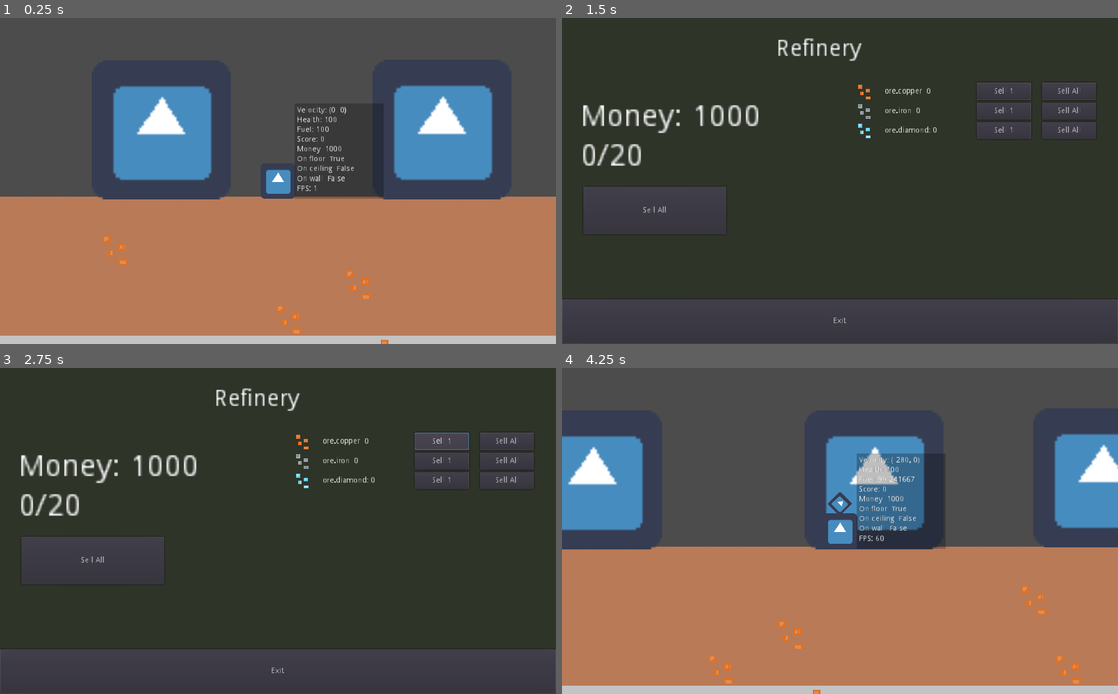
Above: before the commit, frames 1-4 (two rows, left to right).
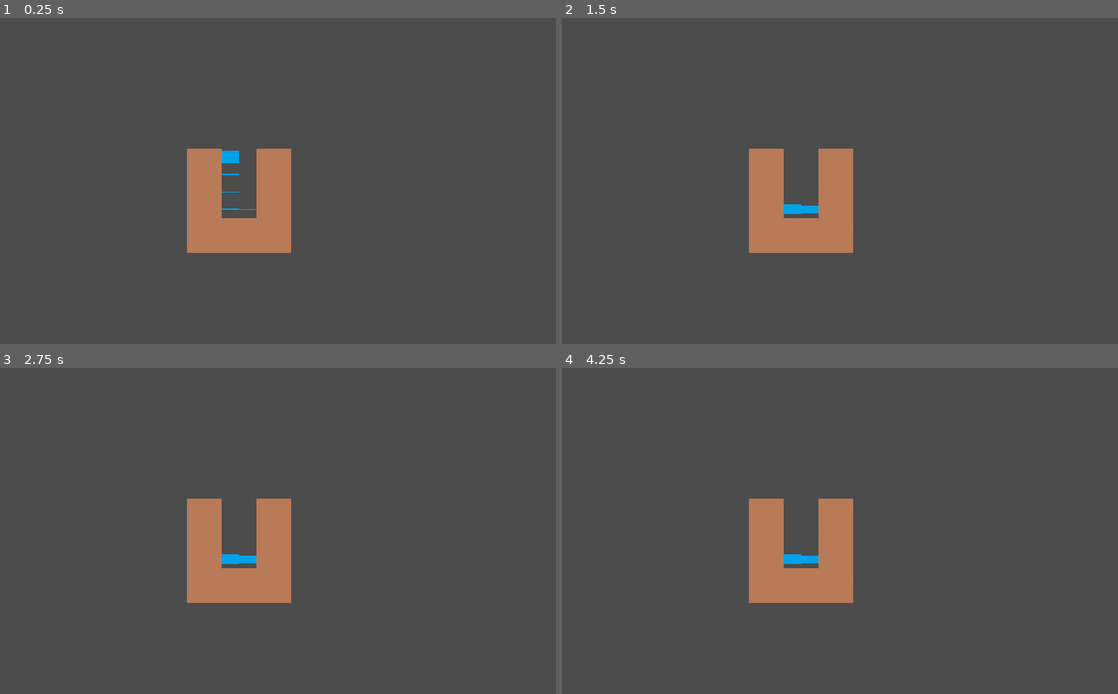
Above: after the commit, the same moments.

Repository: drabekm/Depths
Game: Godot game, scene res://Maps/WaterTest.tscn
The game is run twice, just before and just after one commit, with the same random seed, the same clock (stepped at 60 frames per second) and the same inputs. Before the commit the project starts from res://Maps/ChunkTestWorld.tscn. The engine's default icon, where the game draws it, is replaced by a stand-in: a white triangle on a blue panel in a dark square.
Inputs (mouse positions are in pixels of both pictures, inside the frame that each line leads up to):
- Up to frame 1 (0.25 s): no input
- Up to frame 2 (1.5 s): tap Enter at 0.5 s; hold E (function) 0.53-1.28 s; hold Right (ui_right) from 0.53 s (still down); tap Up (ui_up) at 0.77 s; tap E (function) at 1.35 s
- Up to frame 3 (2.75 s): tap Up (ui_up) at 1.52 s; release Right (ui_right) at 2 s; click (439, 442) at 2 s, where only the run before the commit has a clickable "Sell 1"
- Up to frame 4 (4.25 s): click (1067, 442) at 2.75 s, where only the run before the commit has a clickable "Sell All"; tap Space at 3.5 s; hold Left (ui_left) from 3.53 s (still down); hold E (function) from 3.53 s (still down)

The runs differ from the first frame. In frame 1, 55% of the frame differs, in the area x 0-100%, y 20-100%; in frame 2, 79%; in frame 3, 79%, in the area x 0-100%, y 0-100%; in frame 4, 58%.

Commit message:
Add procedural water, still WIP tho

Diff:
--- a/Entities/Block/Block.tscn
+++ b/Entities/Block/Block.tscn
@@ -11,11 +11,6 @@
 ]]
 script = ExtResource( 2 )
 
-[node name="Body" type="Sprite" parent="."]
-scale = Vector2( 2, 2 )
-texture = ExtResource( 1 )
-centered = false
-
 [node name="Mineral" type="Sprite" parent="."]
 scale = Vector2( 2, 2 )
 centered = false
@@ -23,3 +18,8 @@
 [node name="CollisionShape2D" type="CollisionShape2D" parent="."]
 position = Vector2( 32, 32 )
 shape = SubResource( 1 )
+
+[node name="Body" type="Sprite" parent="."]
+scale = Vector2( 2, 2 )
+texture = ExtResource( 1 )
+centered = false
--- /dev/null
+++ b/Entities/Water/Water.gd
@@ -0,0 +1,112 @@
+extends Area2D
+
+var fullness = 1
+const flow_speed = 0.02
+
+var raycast_left
+var raycast_right
+var raycast_up
+var raycast_bottom
+
+var water = load("res://Entities/Water/Water.tscn")
+const collision_enum = preload("res://Entities/Water/WaterCollisionEnum.gd")
+
+# Called when the node enters the scene tree for the first time.
+func _ready():
+	raycast_left = get_node("RayCasts/RayCastLeft")
+	raycast_left.add_exception(self)
+
+	raycast_right = get_node("RayCasts/RayCastRight")
+	raycast_right.add_exception(self)
+
+	raycast_up = get_node("RayCasts/RayCastUp")
+	raycast_up.add_exception(self)
+
+	raycast_bottom = get_node("RayCasts/RayCastBottom")
+	raycast_bottom.add_exception(self)
+
+	set_physics_process(false)
+
+func init(position, water_fullness):
+	self.position = position
+	self.fullness = water_fullness
+	_update_sprite_size()
+
+# BOTTOM RAYCAST
+func is_bottom_collision() -> bool:
+	return _is_raycast_colliding(raycast_bottom)
+
+func get_bottom_collider():
+	return _get_raycast_collider(raycast_bottom)
+
+func get_bottom_collider_type():
+	return _get_raycast_collision_type(raycast_bottom)
+
+# LEFT RAYCAST
+func is_left_collision() -> bool:
+	return _is_raycast_colliding(raycast_left)
+
+func get_left_collider():
+	return _get_raycast_collider(raycast_left)
+
+func get_left_collider_type():
+	return _get_raycast_collision_type(raycast_left)
+
+# RIGHT RAYCAST
+func is_right_collision() -> bool:
+	return _is_raycast_colliding(raycast_right)
+
+func get_right_collider():
+	return _get_raycast_collider(raycast_right)
+
+func get_right_collider_type():
+	return _get_raycast_collision_type(raycast_right)
+
+
+func _is_raycast_colliding(raycast):
+	return raycast.is_colliding()
+
+func _get_raycast_collider(raycast):
+	return raycast.get_collider()
+
+func _get_raycast_collision_type(raycast):
+	if raycast.get_collider().is_in_group("Block"):
+		return collision_enum.Collision.BLOCK
+	if raycast.get_collider().is_in_group("Water"):
+		return collision_enum.Collision.WATER
+
+	return collision_enum.Collision.NONE
+
+func add_water(value):
+	fullness = min(fullness + value, 1)
+	_update_sprite_size()
+
+func remove_water(value):
+	fullness -= value
+
+	if fullness <= 0:
+		self.queue_free()
+
+	_update_sprite_size()
+
+func _update_sprite_size():
+	get_node("Sprite").scale.y = fullness
+
+func _physics_process(delta):
+	var collider
+
+	if (raycast_bottom.is_colliding()):
+		collider = raycast_bottom.get_collider()
+		if collider.is_in_group("Water"):
+			if collider.fullness < 1:
+				collider.add_water(flow_speed)
+		elif collider.is_in_group("Block"):
+			pass
+	else:
+		var water_instance = water.instance()
+		water_instance.global_position = self.global_position + Vector2(0, 32)
+		print(self.global_position)
+		print(water_instance.global_position)
+		print("========")
+		water_instance.fullness = flow_speed
+		get_parent().add_child(water_instance)
--- /dev/null
+++ b/Entities/Water/Water.tscn
@@ -0,0 +1,40 @@
+[gd_scene load_steps=4 format=2]
+
+[ext_resource path="res://Entities/Water/Water.gd" type="Script" id=1]
+[ext_resource path="res://Entities/Water/water.png" type="Texture" id=2]
+
+[sub_resource type="RectangleShape2D" id=1]
+extents = Vector2( 16, 16 )
+
+[node name="Water" type="Area2D" groups=[
+"Water",
+]]
+script = ExtResource( 1 )
+
+[node name="Sprite" type="Sprite" parent="."]
+texture = ExtResource( 2 )
+
+[node name="CollisionShape2D" type="CollisionShape2D" parent="."]
+shape = SubResource( 1 )
+
+[node name="RayCasts" type="Node2D" parent="."]
+
+[node name="RayCastLeft" type="RayCast2D" parent="RayCasts"]
+enabled = true
+cast_to = Vector2( -18, 0 )
+collide_with_areas = true
+
+[node name="RayCastRight" type="RayCast2D" parent="RayCasts"]
+enabled = true
+cast_to = Vector2( 18, 0 )
+collide_with_areas = true
+
+[node name="RayCastBottom" type="RayCast2D" parent="RayCasts"]
+enabled = true
+cast_to = Vector2( 0, 18 )
+collide_with_areas = true
+
+[node name="RayCastUp" type="RayCast2D" parent="RayCasts"]
+enabled = true
+cast_to = Vector2( 0, -18 )
+collide_with_areas = true
--- /dev/null
+++ b/Entities/Water/WaterCollisionEnum.gd
@@ -0,0 +1,3 @@
+extends Node
+
+enum Collision {WATER, BLOCK, NONE}
--- /dev/null
+++ b/Entities/Water/WaterHandler.gd
@@ -0,0 +1,77 @@
+extends Node2D
+
+const water = preload("res://Entities/Water/Water.tscn")
+const collision_enum = preload("res://Entities/Water/WaterCollisionEnum.gd")
+const WATER_FLOW = 0.05
+
+var water_timer
+
+func _ready():
+	set_process_input(false)
+	water_timer = get_node("WaterMovementTimer")
+
+func _input(event):
+	if event.is_action_pressed("function"):
+		_move_water_nodes()
+
+func _get_water_nodes() -> Array:
+	var nodes = get_children()
+	nodes.remove(0) # Remove water movement timer
+	return nodes
+
+func _physics_process(delta):
+	pass
+
+func _move_water_nodes():
+	var water_nodes = _get_water_nodes()
+
+	var collider_type
+	var collider
+
+	for water_node in water_nodes:
+
+		if water_node.is_bottom_collision():
+			collider_type = water_node.get_bottom_collider_type()
+			collider = water_node.get_bottom_collider()
+			if collider_type == collision_enum.Collision.WATER: # another water is below the water_node
+				collider.add_water(WATER_FLOW)
+				water_node.remove_water(WATER_FLOW)
+			elif collider_type == collision_enum.Collision.BLOCK: # water_node sits on a block
+				if water_node.is_left_collision():
+					collider_type = water_node.get_left_collider_type()
+					collider = water_node.get_left_collider()
+					if collider_type == collision_enum.Collision.WATER:
+						if abs(collider.fullness - water_node.fullness) > 0.1:
+							collider.add_water(WATER_FLOW)
+							water_node.remove_water(WATER_FLOW)
+				else:
+					var spawn_position = water_node.position
+					spawn_position.x -= 32
+					water_node.remove_water(WATER_FLOW)
+					_spawn_water(spawn_position)
+
+				if water_node.is_right_collision():
+					collider_type = water_node.get_right_collider_type()
+					collider = water_node.get_right_collider()
+					if collider_type == collision_enum.Collision.WATER:
+						if abs(collider.fullness - water_node.fullness) > 0.1:
+							collider.add_water(WATER_FLOW)
+							water_node.remove_water(WATER_FLOW)
+				else:
+					var spawn_position = water_node.position
+					spawn_position.x += 32
+					water_node.remove_water(WATER_FLOW)
+					_spawn_water(spawn_position)
+		else:
+			var spawn_position = water_node.position
+			spawn_position.y += 32
+			water_node.remove_water(WATER_FLOW)
+			_spawn_water(spawn_position)
+
+func _spawn_water(position):
+	var water_instance = water.instance() # nothing below the water_node
+	water_instance.init(position, WATER_FLOW)
+	add_child(water_instance)
+
+func _on_WaterMovement_timeout():
+	_move_water_nodes()
--- /dev/null
+++ b/Entities/Water/WaterHandler.tscn
@@ -0,0 +1,11 @@
+[gd_scene load_steps=2 format=2]
+
+[ext_resource path="res://Entities/Water/WaterHandler.gd" type="Script" id=1]
+
+[node name="WaterHandler" type="Node2D"]
+script = ExtResource( 1 )
+
+[node name="WaterMovementTimer" type="Timer" parent="."]
+wait_time = 0.05
+autostart = true
+[connection signal="timeout" from="WaterMovementTimer" to="." method="_on_WaterMovement_timeout"]
--- /dev/null
+++ b/Maps/WaterTest.tscn
@@ -0,0 +1,33 @@
+[gd_scene load_steps=4 format=2]
+
+[ext_resource path="res://Entities/Block/Block.tscn" type="PackedScene" id=1]
+[ext_resource path="res://Entities/Water/Water.tscn" type="PackedScene" id=2]
+[ext_resource path="res://Entities/Water/WaterHandler.tscn" type="PackedScene" id=3]
+
+[node name="WaterTest" type="Node2D"]
+position = Vector2( 344, 368 )
+
+[node name="Block" parent="." instance=ExtResource( 1 )]
+
+[node name="Block2" parent="." instance=ExtResource( 1 )]
+position = Vector2( 0, -64 )
+
+[node name="Block3" parent="." instance=ExtResource( 1 )]
+position = Vector2( 0, -128 )
+
+[node name="Block4" parent="." instance=ExtResource( 1 )]
+position = Vector2( 64, 0 )
+
+[node name="Block5" parent="." instance=ExtResource( 1 )]
+position = Vector2( 128, 0 )
+
+[node name="Block6" parent="." instance=ExtResource( 1 )]
+position = Vector2( 128, -64 )
+
+[node name="Block7" parent="." instance=ExtResource( 1 )]
+position = Vector2( 128, -128 )
+
+[node name="WaterHandler" parent="." instance=ExtResource( 3 )]
+
+[node name="Water" parent="WaterHandler" instance=ExtResource( 2 )]
+position = Vector2( 80, -112 )
--- a/project.godot
+++ b/project.godot
@@ -16,7 +16,7 @@
 [application]
 
 config/name="Depths"
-run/main_scene="res://Maps/ChunkTestWorld.tscn"
+run/main_scene="res://Maps/WaterTest.tscn"
 config/icon="res://icon.png"
 
 [autoload]
Binary file added: Entities/Water/water.png
Not shown, added: Entities/Water/water.png.import
